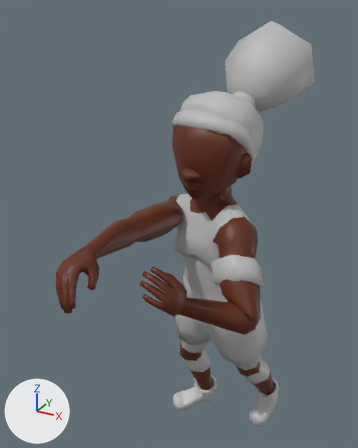
The FBX model Bullet Hell Basketball/Assets/Meshes/SK_Player1_01.fbx, before and after one commit.
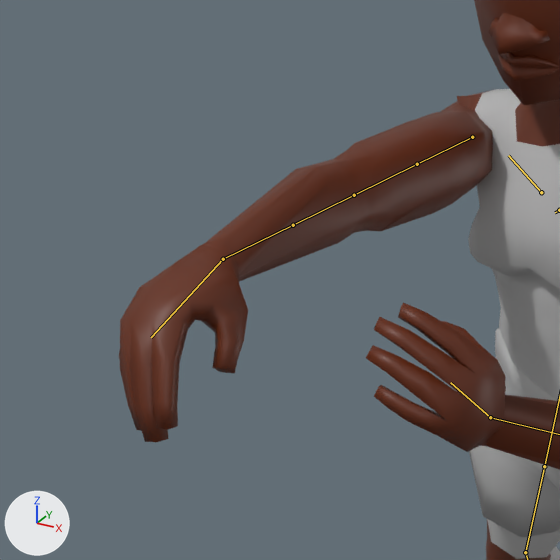
Each version is shown whole from a camera (50 mm lens) standing at (2.87, -6.09, 8.12) and looking at (-0.69, 0.38, 4.88), then close up on the part from 4% to 57% of the width and 37% to 79% of the height. Arrows for +X, +Y and +Z are at lower left; the lights stay in place. Both versions are drawn at frame 13 of the action 'rig|Shoot_Grounded.001'; the numbers are the values there. The bones that bend it are drawn over the model as lines in the close-ups.

Objects in the first close-up: 'body-full'.
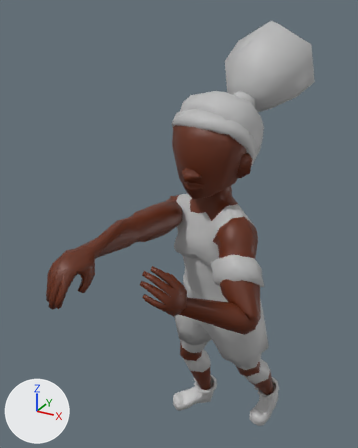
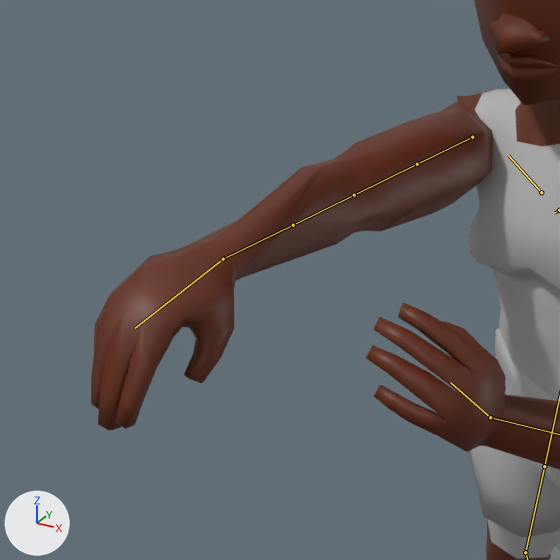
What the commit changed:
Bone 'DEF-forearm.R.001' (bone_def_forearm_r_001) turns from (0, 0, 0) to (0, -25, 0) degrees about its own x, y and z.

Pixel boxes (x1, y1, x2, y2) of what changed, in the close-ups (560 x 560 px):
'body-full', posed
    before: (119, 0, 560, 560)
    after: (91, 0, 560, 560)
